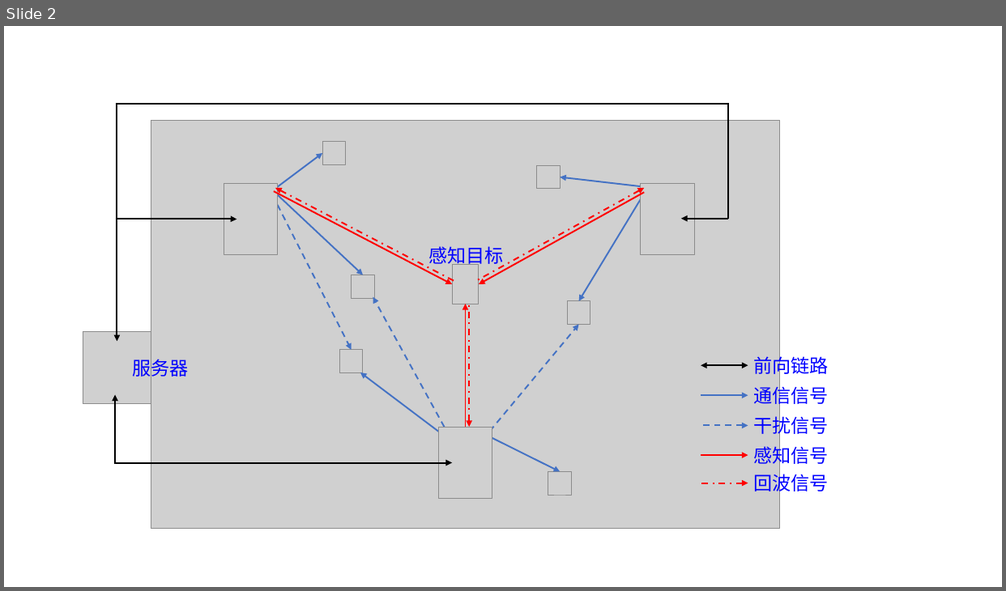
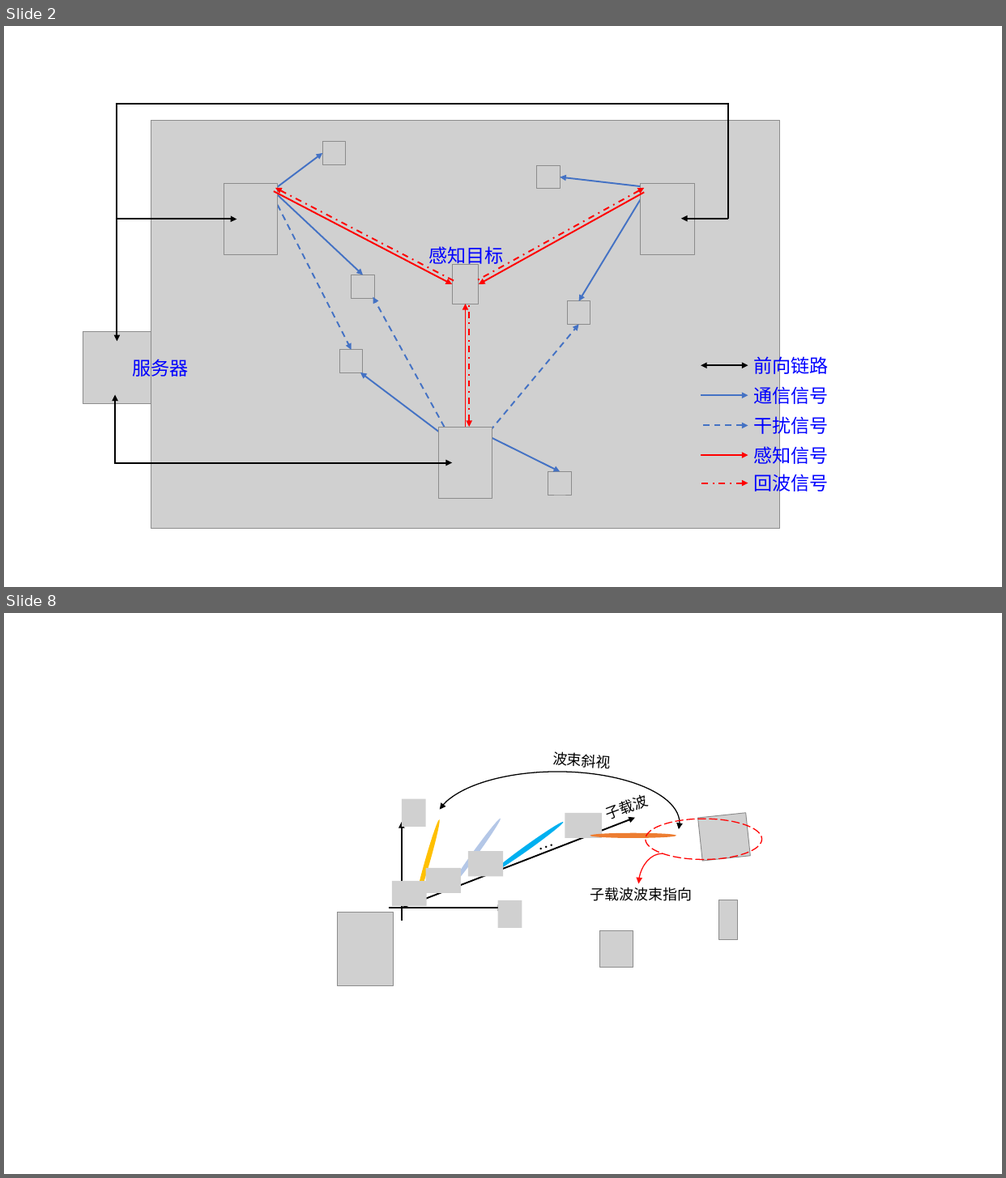
Before and after one commit to Meidong-Xia/doctor_project, a slide deck: 通感本子/2023本子-图-夏美东-20240123.pptx. Shown one above the other, each under a label of ours: slide 2 before the commit, slides 2 and 8 after it; the slides between them are not shown. The pictures are 1006x591 and 1006x1178 pixels, drawn with LibreOffice and Linux fonts; fonts in the diff are those of the drawing; grey boxes stand for pictures. Boxes give left, top, right and bottom in pixels: in the first picture for what was removed or moved away, otherwise in the second. Text is boxed around its words. In the diff, an @@ line names an element or a change of style, - is before the commit and + after.

```diff
--- a/通感本子/2023本子-图-夏美东-20240123.pptx
+++ b/通感本子/2023本子-图-夏美东-20240123.pptx
@@ slide 8 added at [4,613,1002,1174], background #FFFFFF @@
@@ group added at [390,752,680,928]: 6 pictures, 4 ellipses, 3 arrows, 3 texts, 1 arc (boxed as its full ellipse) @@
+子载波
+…
+波束斜视
@@ ellipse added at [646,819,762,859], outline #FF0000 1 pt dashed @@
@@ picture added at [698,813,750,861] @@
@@ curved arrow added from (663, 854) to (639, 884), #FF1010 1 pt @@
@@ text added at [590,888,692,901], 14 pt, text #000000 @@
+子载波波束指向
@@ picture added at [720,901,739,940] @@
@@ picture added at [338,913,394,986] @@
@@ picture added at [600,931,633,967] @@
```
Also in this commit, not shown: 1 slide changed, 5 other slides added, 50 other files.
